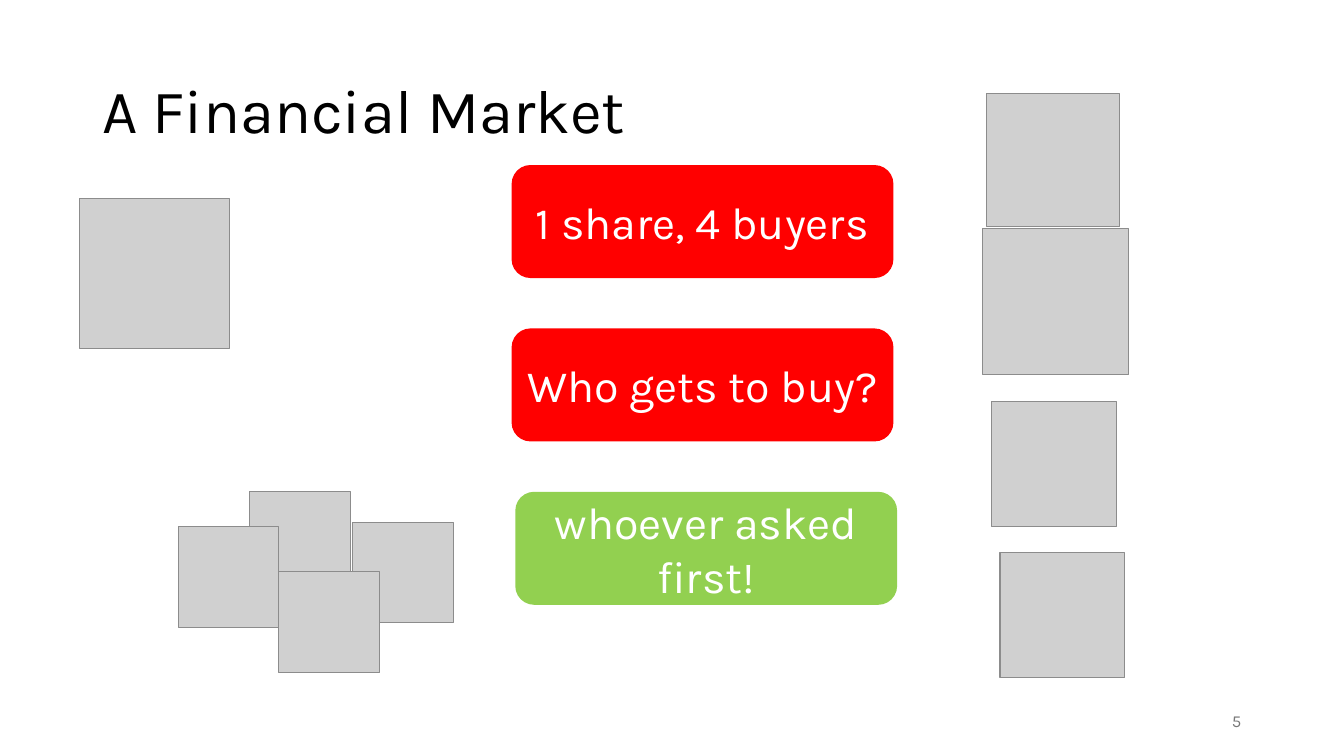
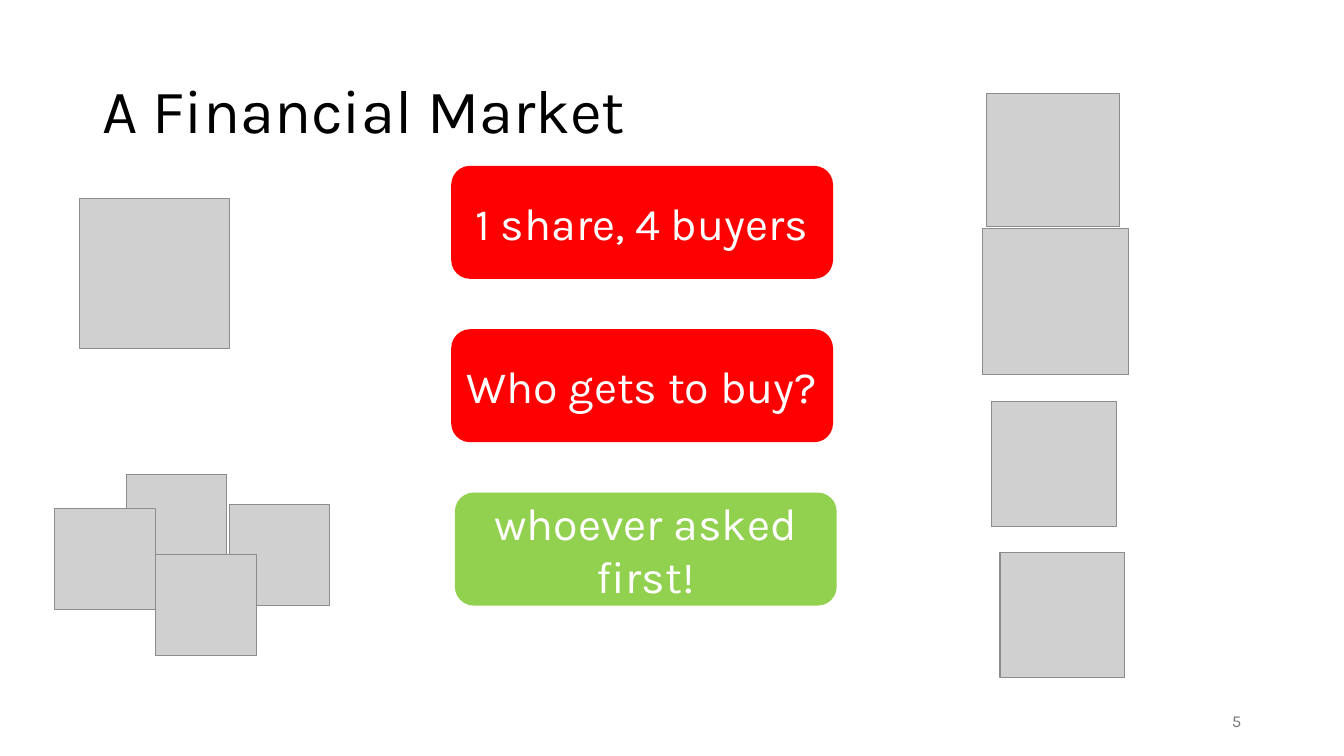
Before and after one commit to HaseebLUMS/Onyx-Presentation, a slide deck: slide 5 of tommy_hotnets_v2.pptx. Drawn at 1344x756 pixels with LibreOffice and Linux fonts; fonts in the diff are those of the drawing; grey boxes stand for pictures. Boxes give left, top, right and bottom in pixels: in the first picture for what was removed or moved away, otherwise in the second. Text is boxed around its words. In the diff, an @@ line names an element or a change of style, - is before the commit and + after.

```diff
--- a/tommy_hotnets_v2.pptx
+++ b/tommy_hotnets_v2.pptx
@@ picture: place and size @@
-picture at (353,522,454,623)
+picture at (126,475,227,576)
@@ picture: place and size @@
-picture at (279,572,380,673)
+picture at (54,509,155,610)
@@ picture: place and size @@
-picture at (250,492,351,593)
+picture at (229,505,330,606)
@@ 3 rounded rectangles: place and size @@
-3 rounded rectangles at (512,165,897,605)
+3 rounded rectangles at (452,166,837,606)
@@ picture: place and size @@
-picture at (178,526,279,627)
+picture at (155,555,256,655)
```
Also in this commit, not shown: 4 other slides changed.
